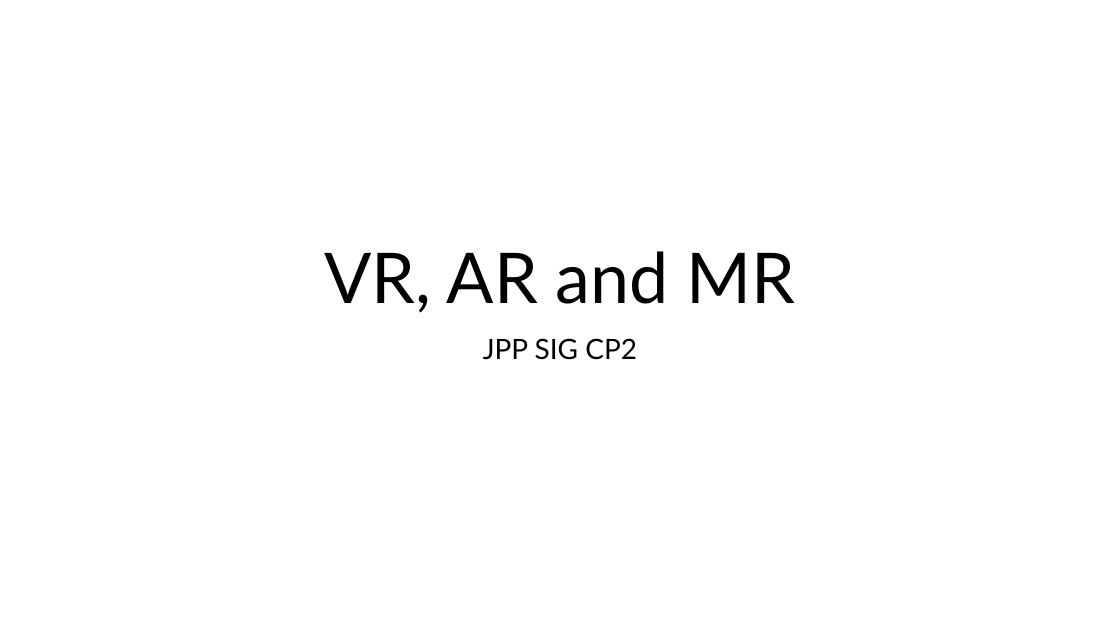
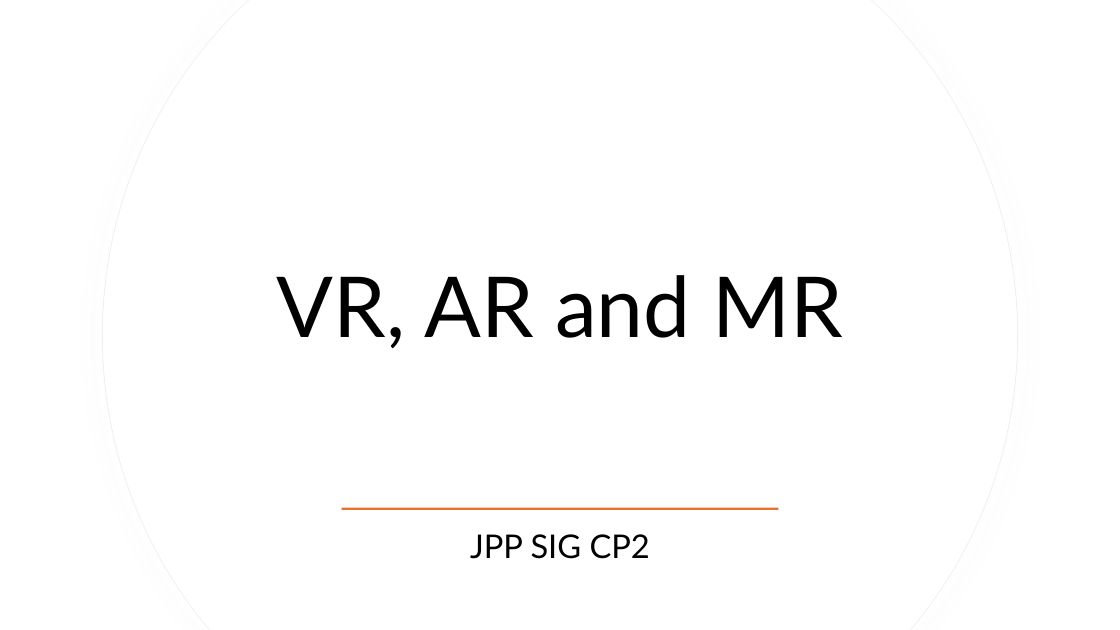
Before and after one commit to inamdarchaitanya/JPP_SIG_CP2, a slide deck: slide 2 of Documents/Introduction to Immersive Technologies.pptx. Drawn at 1120x630 pixels with LibreOffice and Linux fonts; fonts in the diff are those of the drawing. Boxes give left, top, right and bottom in pixels: in the first picture for what was removed or moved away, otherwise in the second. Text is boxed around its words. In the diff, an @@ line names an element or a change of style, - is before the commit and + after.

```diff
--- a/Documents/Introduction to Immersive Technologies.pptx
+++ b/Documents/Introduction to Immersive Technologies.pptx
@@ freeform shape added at (103,0,1018,630), fill #FFFFFF, outline #EFEFEF 0.75 pt @@
@@ freeform shape added at (103,0,1017,630), fill #FFFFFF @@
@@ title "VR, AR and MR": place and size @@
-title "VR, AR and MR" at (324,251,796,313)
+title "VR, AR and MR" at (277,275,843,348)
@@ title "VR, AR and MR" at (277,275,843,348): size 60 to 72 pt; vertical alignment bottom to middle @@
@@ rectangle added at (342,507,779,510), fill #E97132 @@
@@ subtitle "JPP SIG CP2": place and size @@
-subtitle "JPP SIG CP2" at (483,338,637,360)
+subtitle "JPP SIG CP2" at (470,534,650,559)
@@ subtitle "JPP SIG CP2" at (470,534,650,559): size 24 to 28 pt; vertical alignment top to middle @@
```
Also in this commit, not shown: 7 other slides changed, 2 slides added.
